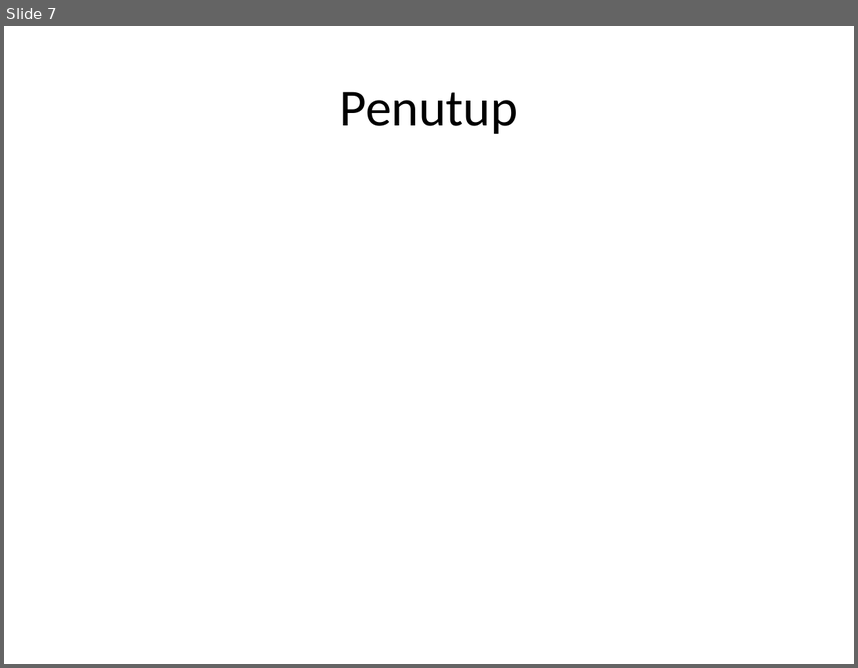
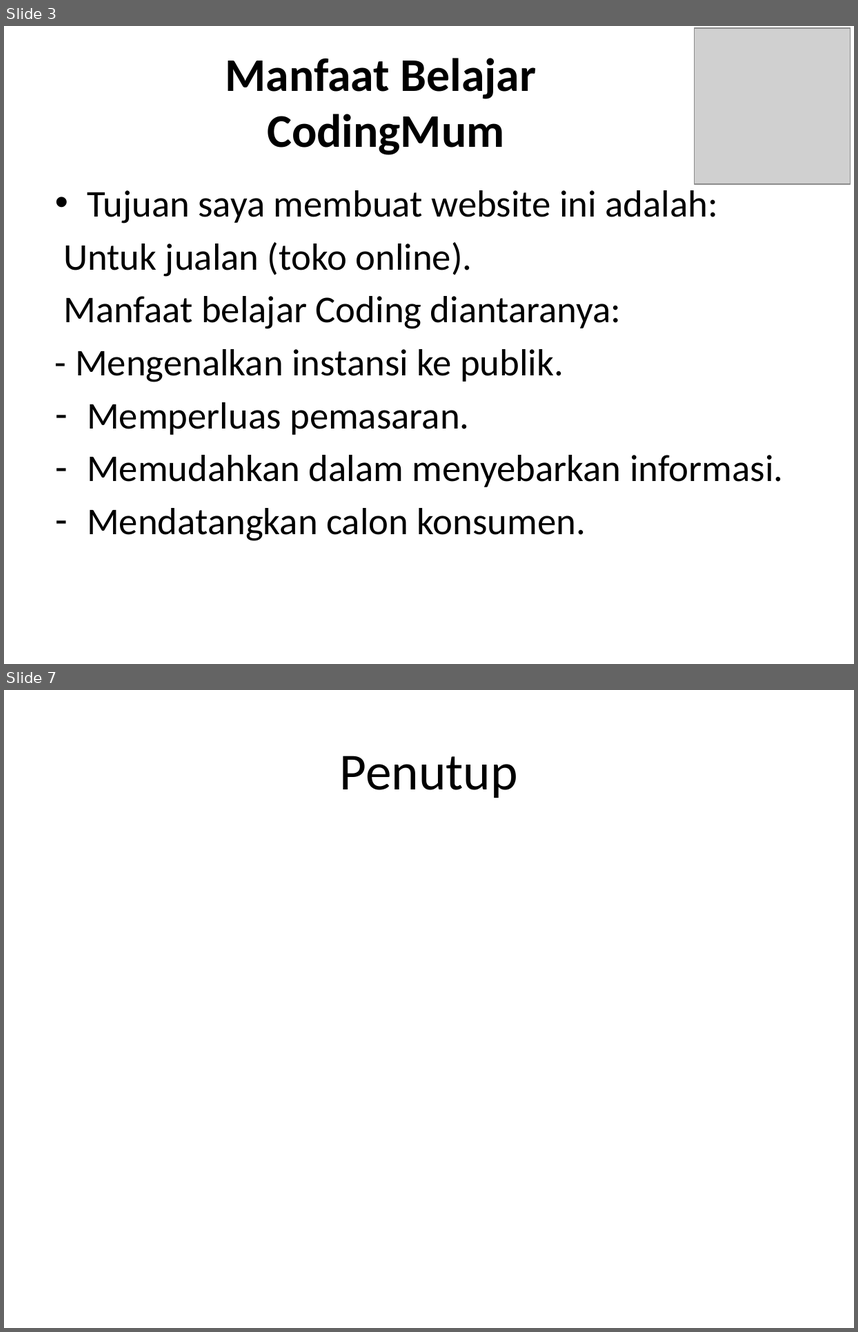
Before and after one commit to IOInspire/SGCodingMum, a slide deck: Titin/Power poin.pptx. Shown one above the other, each under a label of ours: slide 7 before the commit, slides 3 and 7 after it; the slides between them are not shown. The pictures are 858x668 and 858x1332 pixels, drawn with LibreOffice and Linux fonts; fonts in the diff are those of the drawing; grey boxes stand for pictures; background and template pictures are left out. Boxes give left, top, right and bottom in pixels: in the first picture for what was removed or moved away, otherwise in the second. Text is boxed around its words. In the diff, an @@ line names an element or a change of style, - is before the commit and + after.

```diff
--- a/Titin/Power poin.pptx
+++ b/Titin/Power poin.pptx
@@ slide 3 added at (x1=4, y1=26, x2=854, y2=664), background picture (left out) @@
@@ picture added at (x1=694, y1=27, x2=850, y2=183) @@
@@ title added at (x1=225, y1=58, x2=536, y2=155), 39.6 pt, text #000000, bold @@
+Manfaat Belajar
+CodingMum
@@ text added at (x1=63, y1=190, x2=783, y2=541), 32 pt, text #000000 @@
+• Tujuan saya membuat website ini adalah:
+Untuk jualan (toko online).
+Manfaat belajar Coding diantaranya:
+- Mengenalkan instansi ke publik.
+– Memperluas pemasaran.
+– Memudahkan dalam menyebarkan informasi.
+– Mendatangkan calon konsumen.
```
Also in this commit, not shown: 1 slide changed, 4 other slides added, 5 slides removed, 26 other files.
